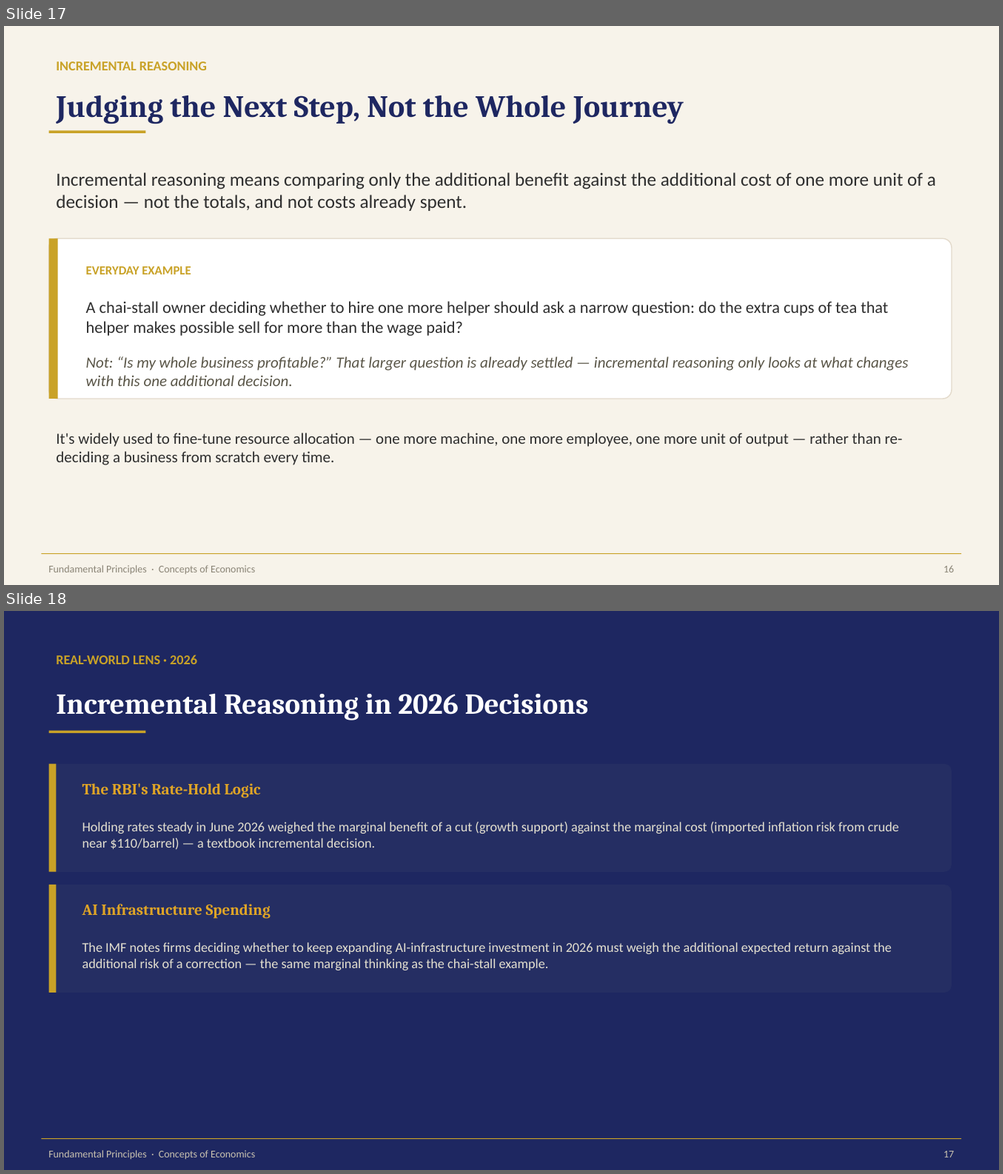
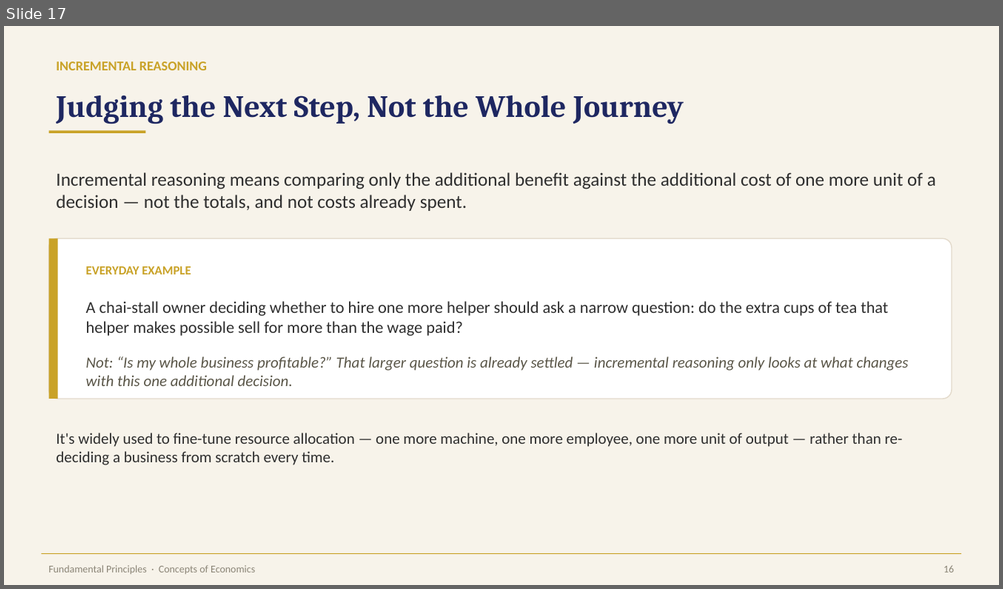
Before and after one commit to 241b079/SEM_5_file, a slide deck: CoE/2. Study Materials/Lec 03 & 04 CoE (2026).ppt. Shown one above the other, each under a label of ours: slides 17 and 18 before the commit, slide 17 after it. The pictures are 1003x1174 and 1003x589 pixels, drawn with LibreOffice and Linux fonts; fonts in the diff are those of the drawing. Boxes give left, top, right and bottom in pixels: in the first picture for what was removed or moved away, otherwise in the second. Text is boxed around its words. In the diff, an @@ line names an element or a change of style, - is before the commit and + after.

```diff
--- a/CoE/2. Study Materials/Lec 03 & 04 CoE (2026).ppt
+++ b/CoE/2. Study Materials/Lec 03 & 04 CoE (2026).ppt
@@ slide 18 removed at <box>4,611,999,1170</box>, background #1E2761 @@
@@ text removed at <box>56,655,197,664</box> @@
-REAL-WORLD LENS · 2026
@@ text removed at <box>56,693,589,721</box> @@
-Incremental Reasoning in 2026 Decisions
@@ line removed from (48, 732) to (145, 732) @@
@@ rounded rectangle removed at <box>48,764,951,872</box> @@
@@ rectangle removed at <box>48,764,57,872</box> @@
@@ text removed at <box>82,783,261,798</box> @@
-The RBI's Rate-Hold Logic
@@ text removed at <box>82,822,899,850</box> @@
-Holding rates steady in June 2026 weighed the marginal benefit of a cut (growth support) against the marginal cost (imported inflation risk from crude near $110/barrel) — a textbook incremental decision.
@@ rounded rectangle removed at <box>48,885,951,993</box> @@
@@ rectangle removed at <box>48,885,57,993</box> @@
@@ text removed at <box>82,904,270,919</box> @@
-AI Infrastructure Spending
@@ text removed at <box>82,943,891,971</box> @@
-The IMF notes firms deciding whether to keep expanding AI-infrastructure investment in 2026 must weigh the additional expected return against the additional risk of a correction — the same marginal thinking as the chai-stall example.
@@ line removed from (41, 1139) to (961, 1139) @@
@@ text removed at <box>48,1150,255,1159</box> @@
-Fundamental Principles · Concepts of Economics
@@ text removed at <box>943,1151,953,1158</box> @@
-17
```
Also in this commit, not shown: 11 other files.
